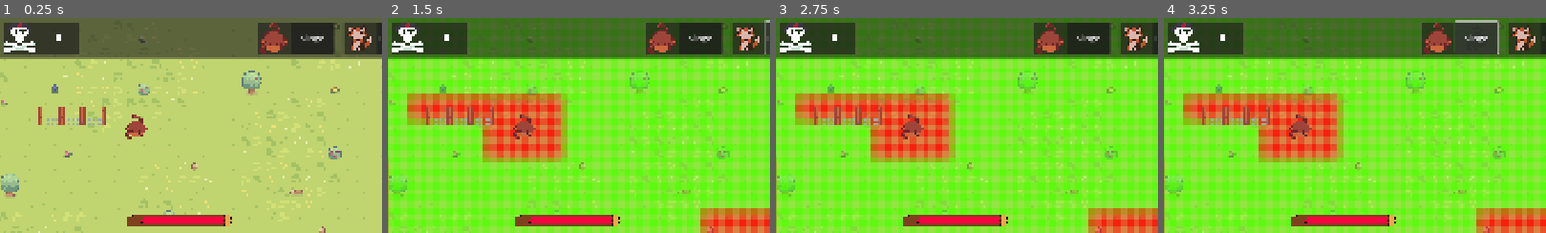
Above: before the commit, frames 1-4 (left to right).
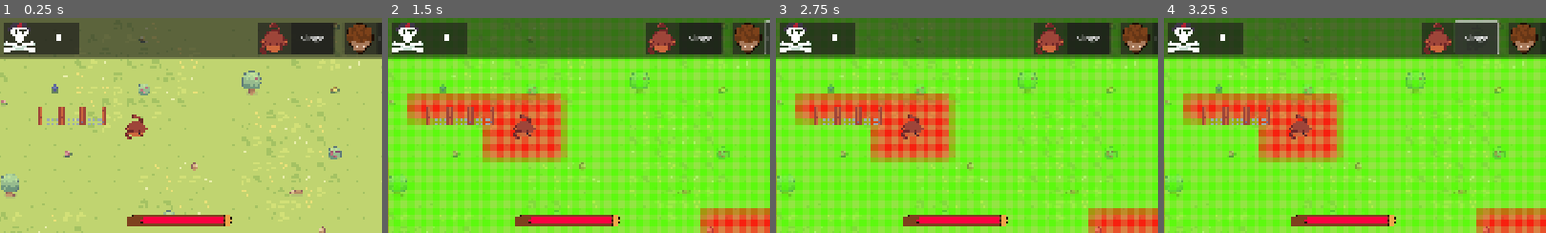
Above: after the commit, the same moments.

Repository: CreaJeu/PirateTowerDefense
Game: Godot game, scene res://scenes/main.tscn
Two runs of this game, one before a commit and one after it. Both use one fixed random seed, a clock stepped at 60 frames per second and the inputs below. The engine's default icon, where the game draws it, is replaced by a stand-in: a white triangle on a blue panel in a dark square.
Inputs:
- Up to frame 1 (0.25 s): no input
- Up to frame 2 (1.5 s): click "Singe" at 0.5 s; click "Hérisson" at 1.25 s
- Up to frame 3 (2.75 s): click "Obstacle" at 2 s
- Up to frame 4 (3.25 s): click "Singe" at 2.75 s
The pictures show only the part of the screen within x 33-83%, y 0-50%; the shares and areas given below are measured in that part.

The runs differ from the first frame. In frame 1, 0.7% of the frame differs, in the area x 90-98%, y 2-17%; in frame 2, 0.7%; in frame 3, 0.7%; in frame 4, 0.7%.

Commit message:
Icône hérisson

Diff:
--- a/scenes/topbar.tscn
+++ b/scenes/topbar.tscn
@@ -8,7 +8,7 @@
 [ext_resource type="Texture2D" uid="uid://dnyjd5sn5b1oa" path="res://assets/UI/MortMortMort.png" id="5_eexb2"]
 [ext_resource type="Texture2D" uid="uid://c3vfbkm2om0i8" path="res://assets/sprites/structure/Singe.png" id="6_eexb2"]
 [ext_resource type="Texture2D" uid="uid://drhx7ylohcbmh" path="res://assets/sprites/structure/barricade.png" id="6_iwmr3"]
-[ext_resource type="Texture2D" uid="uid://d10vils7u3b5c" path="res://assets/sprites/PUMPKIN1.png" id="7_tdc8a"]
+[ext_resource type="Texture2D" uid="uid://cmfn5u2kyfhxl" path="res://assets/sprites/structure/herisson.png" id="8_orvr8"]
 
 [node name="Topbar" type="PanelContainer"]
 offset_right = 1920.0
@@ -126,7 +126,7 @@
 
 [node name="TextureRect" type="TextureRect" parent="HBoxContainer/HerissonMcont/PanelContainer/HBoxContainer"]
 layout_mode = 2
-texture = ExtResource("7_tdc8a")
+texture = ExtResource("8_orvr8")
 expand_mode = 2
 
 [node name="Button" type="Button" parent="HBoxContainer/HerissonMcont/PanelContainer/HBoxContainer"]
